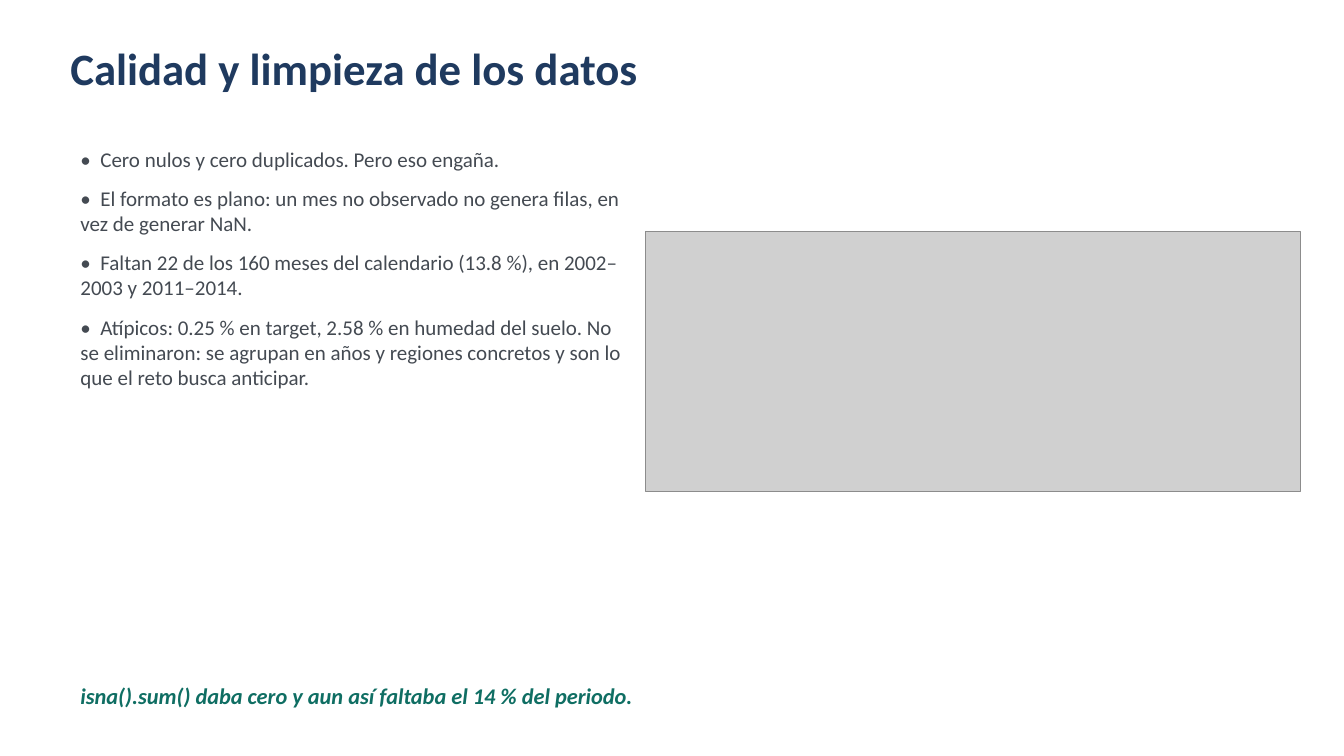
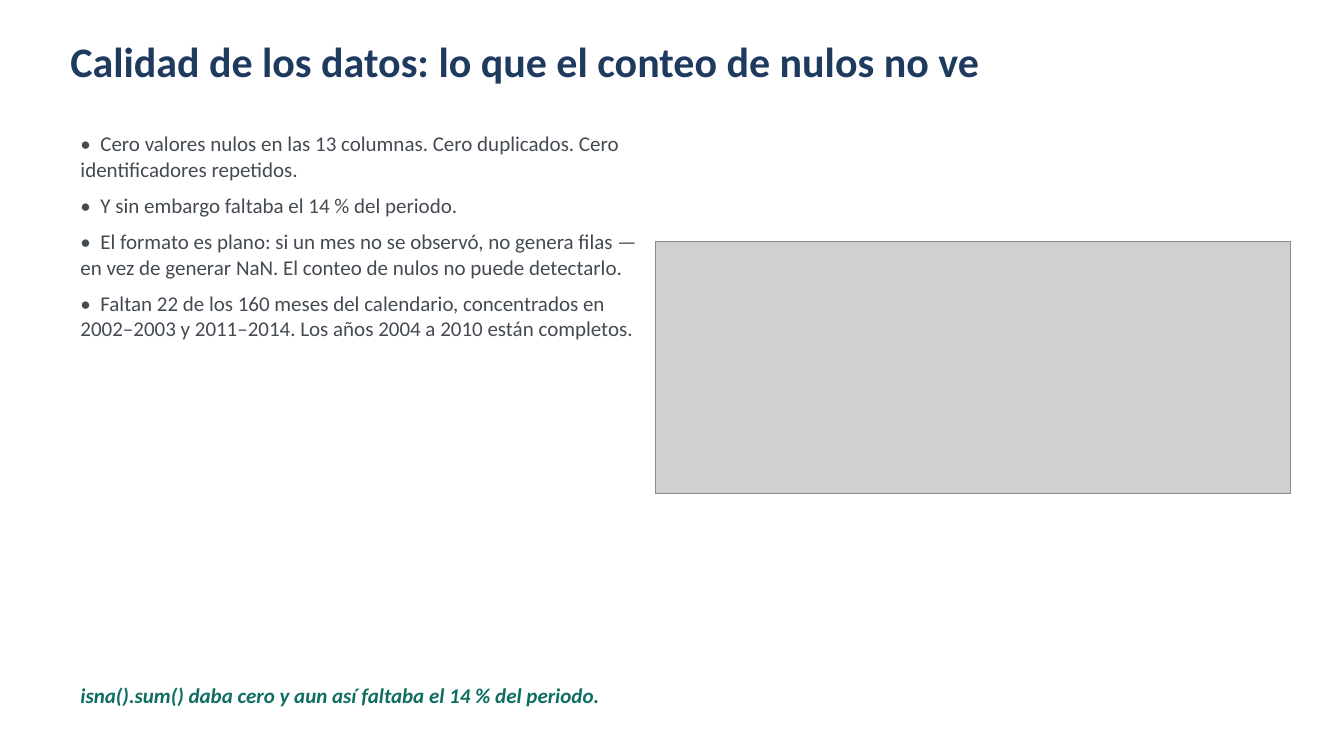
Before and after one commit to Javiervalladares1/Proyecto2Datos, a slide deck: slide 6 of docs/Proyecto2_Presentacion.pptx (slide 5 before the commit). Drawn at 1344x756 pixels with LibreOffice and Linux fonts; fonts in the diff are those of the drawing; grey boxes stand for pictures. Boxes give left, top, right and bottom in pixels: in the first picture for what was removed or moved away, otherwise in the second. Text is boxed around its words. In the diff, an @@ line names an element or a change of style, - is before the commit and + after.

```diff
--- a/docs/Proyecto2_Presentacion.pptx
+++ b/docs/Proyecto2_Presentacion.pptx
@@ text at <box>70,47,979,84</box>: text changed; size 32 to 30 pt @@
-Calidad y limpieza de los datos
+Calidad de los datos: lo que el conteo de nulos no ve
@@ text at <box>80,136,633,340</box>: text changed @@
-• Cero nulos y cero duplicados. Pero eso engaña.
-• El formato es plano: un mes no observado no genera filas, en vez de generar NaN.
-• Faltan 22 de los 160 meses del calendario (13.8 %), en 2002–2003 y 2011–2014.
-• Atípicos: 0.25 % en target, 2.58 % en humedad del suelo. No se eliminaron: se agrupan en años y regiones concretos y son lo que el reto busca anticipar.
+• Cero valores nulos en las 13 columnas. Cero duplicados. Cero identificadores repetidos.
+• Y sin embargo faltaba el 14 % del periodo.
+• El formato es plano: si un mes no se observó, no genera filas — en vez de generar NaN. El conteo de nulos no puede detectarlo.
+• Faltan 22 de los 160 meses del calendario, concentrados en 2002–2003 y 2011–2014. Los años 2004 a 2010 están completos.
@@ picture: place and size @@
-picture at <box>645,232,1301,491</box>
+picture at <box>655,242,1291,493</box>
@@ text "isna().sum() daba cero y aun ..." at <box>80,687,599,707</box>: size 16 to 15 pt @@
```
Also in this commit, not shown: 8 other slides changed, 6 slides added.
